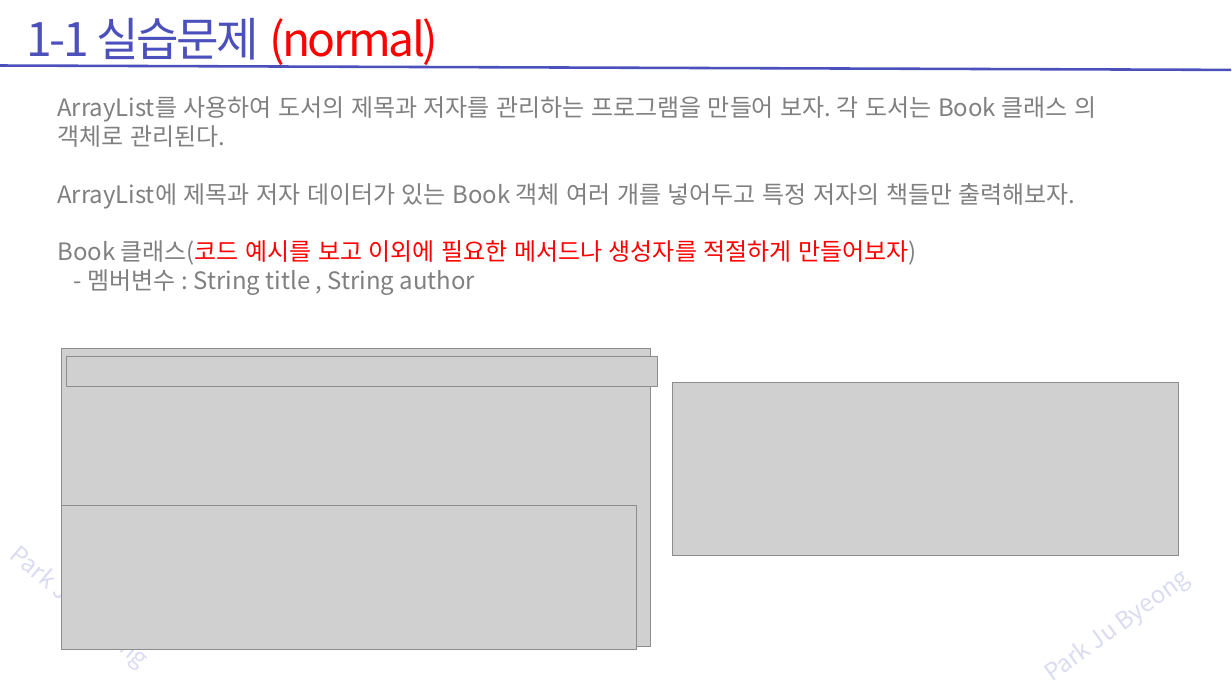
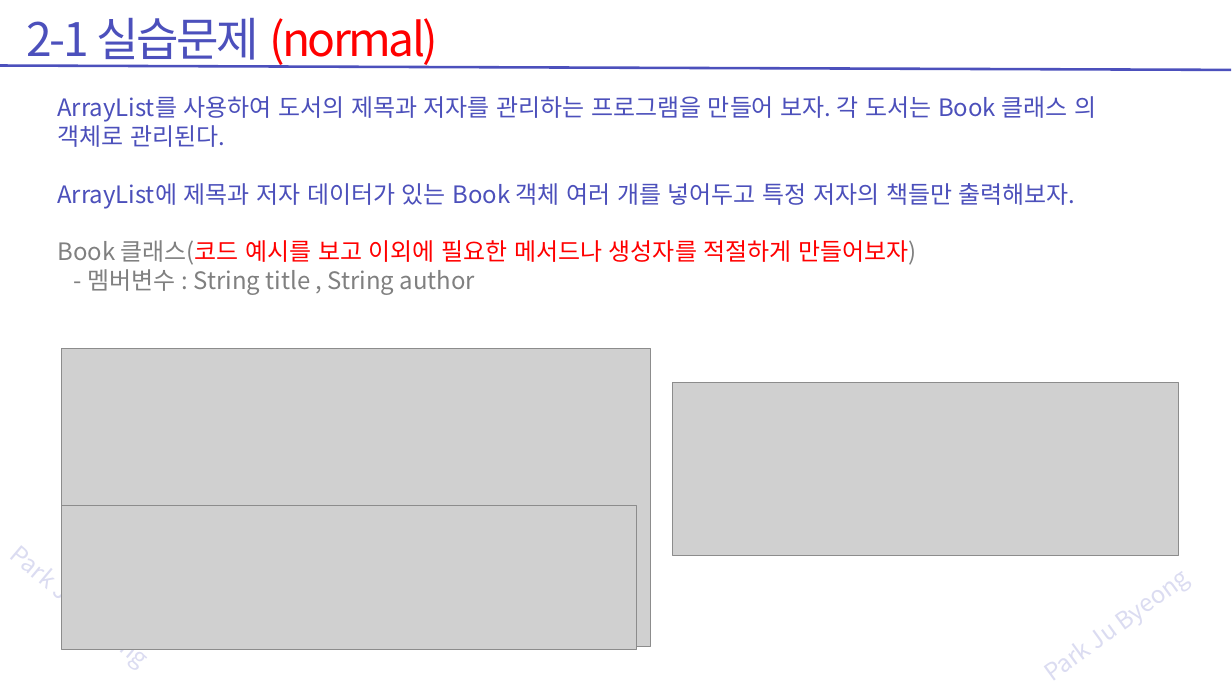
Before and after one commit to zest132/JavaLecture, a slide deck: slide 45 of JavaLecture/LectureFile/java 14강 자료구조와 쓰레드.pptx (slide 33 before the commit). Drawn at 1232x693 pixels with LibreOffice and Linux fonts; fonts in the diff are those of the drawing; grey boxes stand for pictures. Boxes give left, top, right and bottom in pixels: in the first picture for what was removed or moved away, otherwise in the second. Text is boxed around its words. In the diff, an @@ line names an element or a change of style, - is before the commit and + after.

```diff
--- a/JavaLecture/LectureFile/java 14강 자료구조와 쓰레드.pptx
+++ b/JavaLecture/LectureFile/java 14강 자료구조와 쓰레드.pptx
@@ text at (x1=27, y1=18, x2=438, y2=68): text changed @@
-1-1 실습문제 (normal)
+2-1 실습문제 (normal)
@@ text at (x1=57, y1=96, x2=1096, y2=209): text colour #808080 to #4C50BB in "ArrayList를 사용하여 도서의 제목과 저자를 관리하는 프로그램을 ...", "ArrayList에 제목과 저자 데이터가 있는 Book 객체 ..." @@
@@ picture removed at (x1=67, y1=357, x2=657, y2=386) @@
```
Also in this commit, not shown: 41 other slides changed, 15 slides added, 17 other files.
